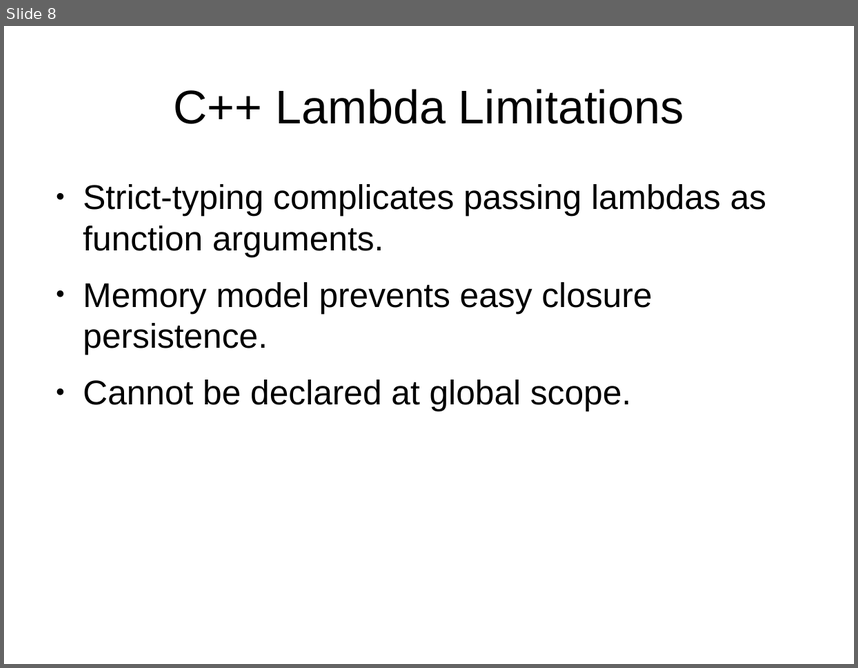
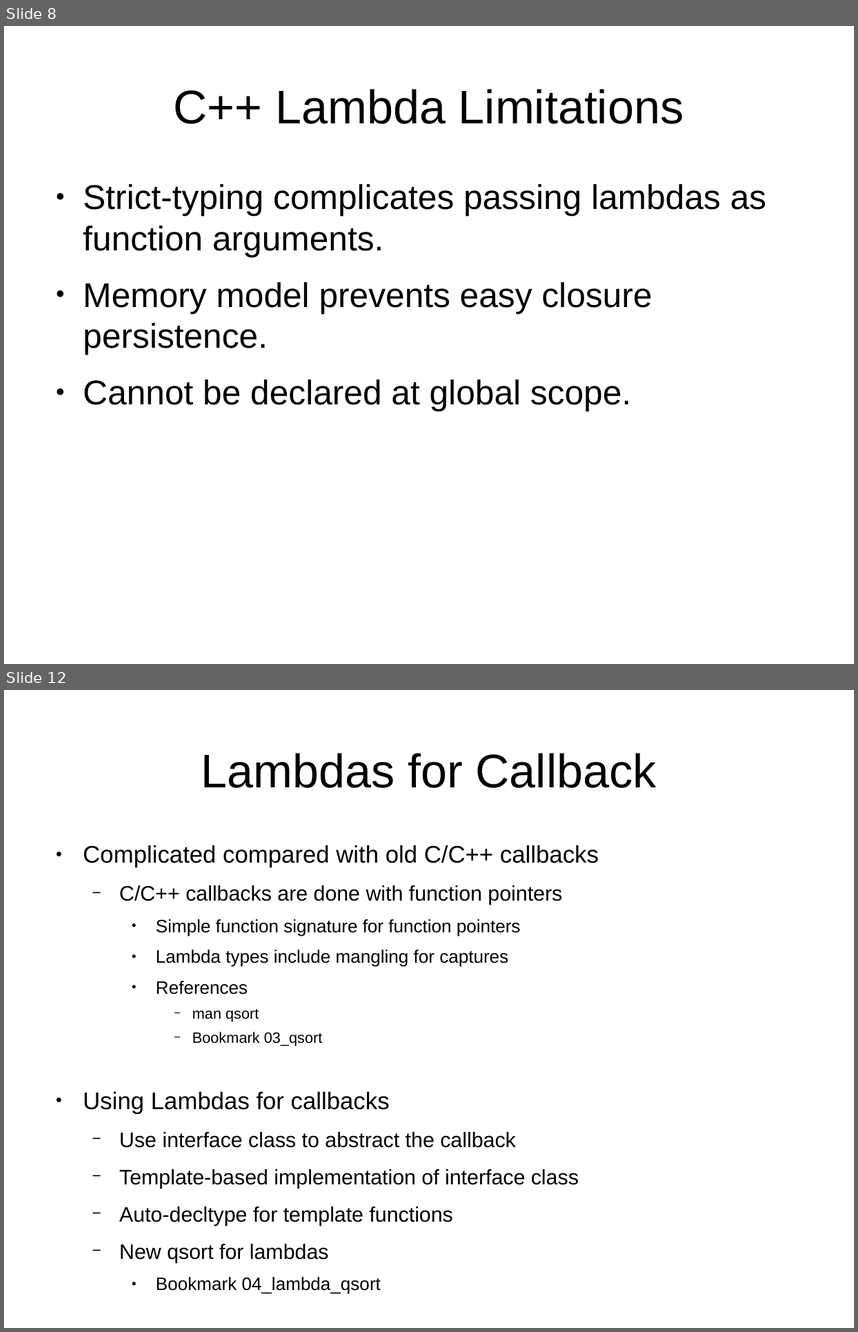
Before and after one commit to cjungmann/lambda_talk, a slide deck: lambda.odp. Shown one above the other, each under a label of ours: slide 8 before the commit, slides 8 and 12 after it; the slides between them are not shown. The pictures are 858x668 and 858x1332 pixels, drawn with LibreOffice and Linux fonts; fonts in the diff are those of the drawing. Boxes give left, top, right and bottom in pixels: in the first picture for what was removed or moved away, otherwise in the second. Text is boxed around its words. In the diff, an @@ line names an element or a change of style, - is before the commit and + after.

```diff
--- a/lambda.odp
+++ b/lambda.odp
@@ slide 12 added at (4, 690, 854, 1328), background #FFFFFF @@
@@ title added at (201, 753, 657, 788), 44 pt, text #000000 @@
+Lambdas for Callback
@@ text added at (83, 845, 599, 1294), 19.6 pt, text #000000 @@
+● Complicated compared with old C/C++ callbacks
+  − C/C++ callbacks are done with function pointers
+    ● Simple function signature for function pointers
+    ● Lambda types include mangling for captures
+    ● References
+      − man qsort
+      − Bookmark 03_qsort
+● Using Lambdas for callbacks
+  − Use interface class to abstract the callback
+  − Template-based implementation of interface class
+  − Auto-decltype for template functions
+  − New qsort for lambdas
+    ● Bookmark 04_lambda_qsort
```
Also in this commit, not shown: 6 slides changed, 3 other slides added, 1 slide removed.
